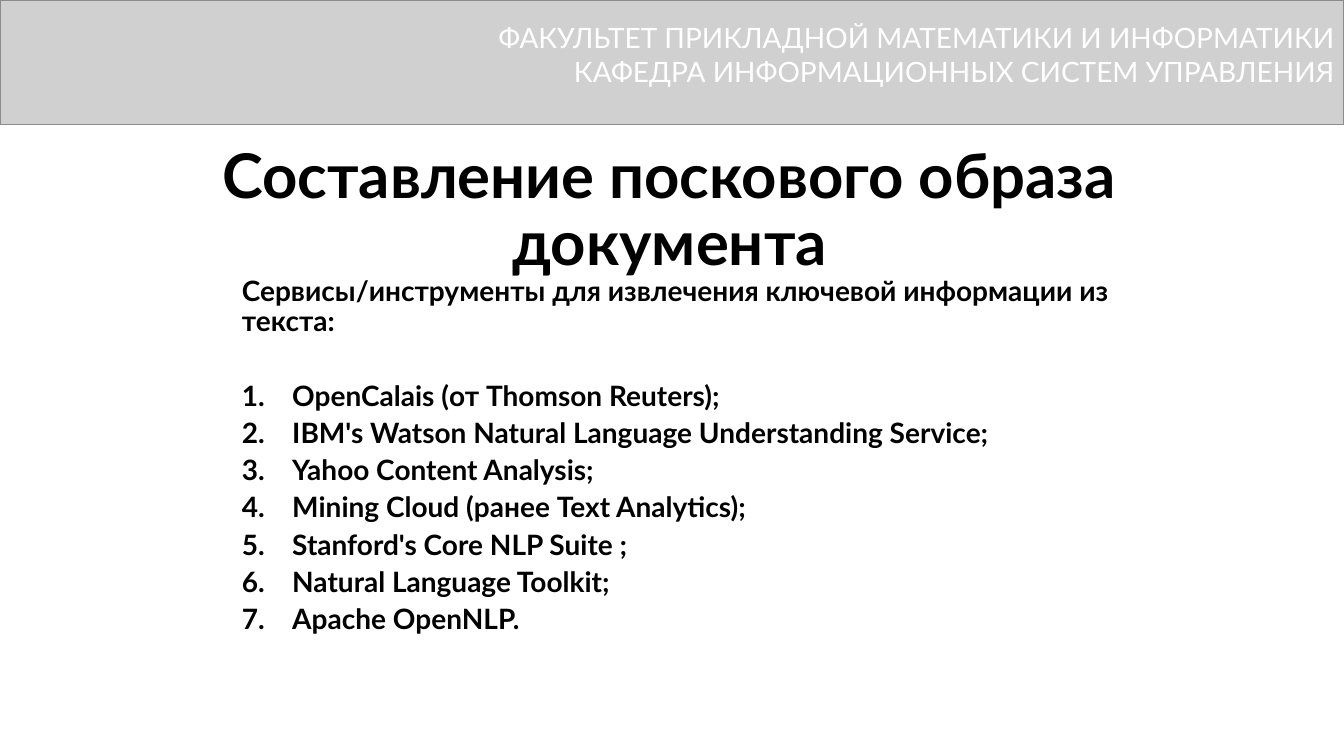
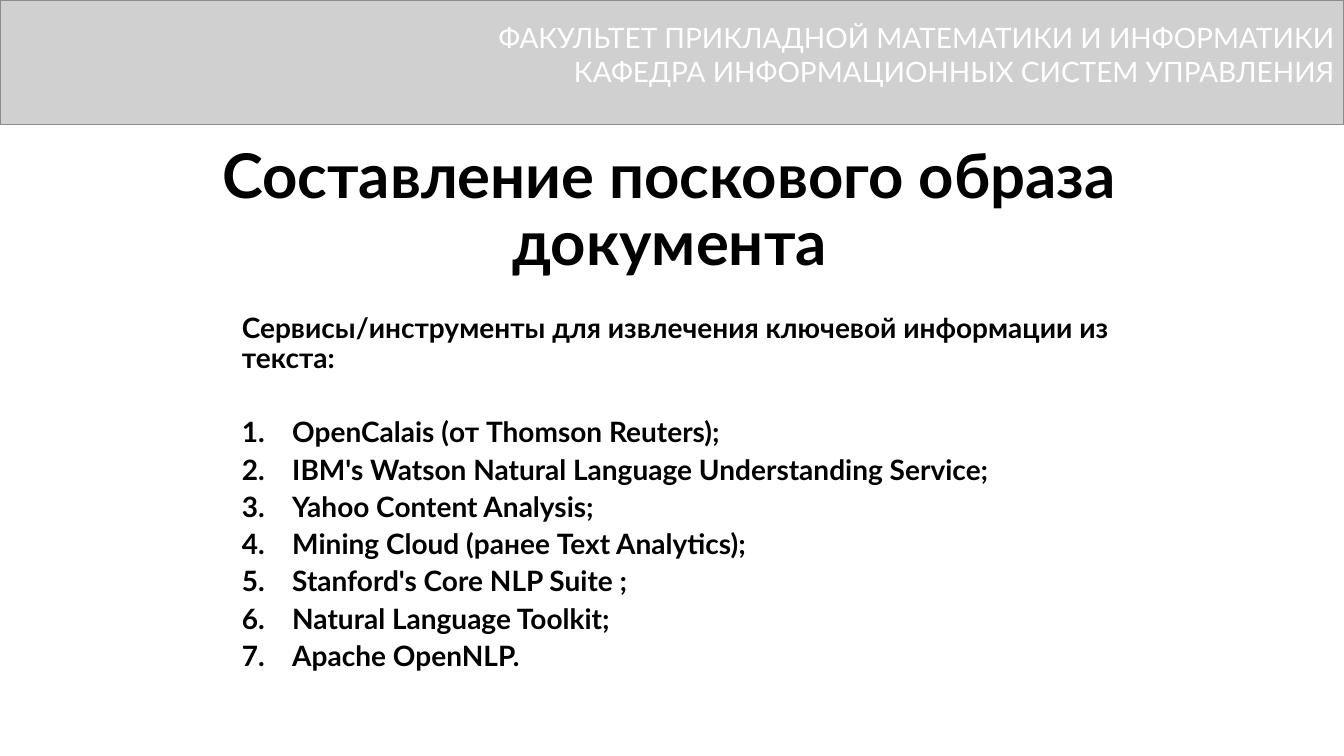
Before and after one commit to DimkaFPM/diplom, a slide deck: slide 5 of presentetion.pptx. Drawn at 1344x756 pixels with LibreOffice and Linux fonts; fonts in the diff are those of the drawing; grey boxes stand for pictures. Boxes give left, top, right and bottom in pixels: in the first picture for what was removed or moved away, otherwise in the second. Text is boxed around its words. In the diff, an @@ line names an element or a change of style, - is before the commit and + after.

```diff
--- a/presentetion.pptx
+++ b/presentetion.pptx
@@ text "Сервисы/инструменты для извлечения ключевой информации ...": place and size @@
-text "Сервисы/инструменты для извлечения ключевой информации ..." at [242, 280, 1108, 597]
+text "Сервисы/инструменты для извлечения ключевой информации ..." at [242, 317, 1108, 634]
```
Also in this commit, not shown: 2 other slides changed.
